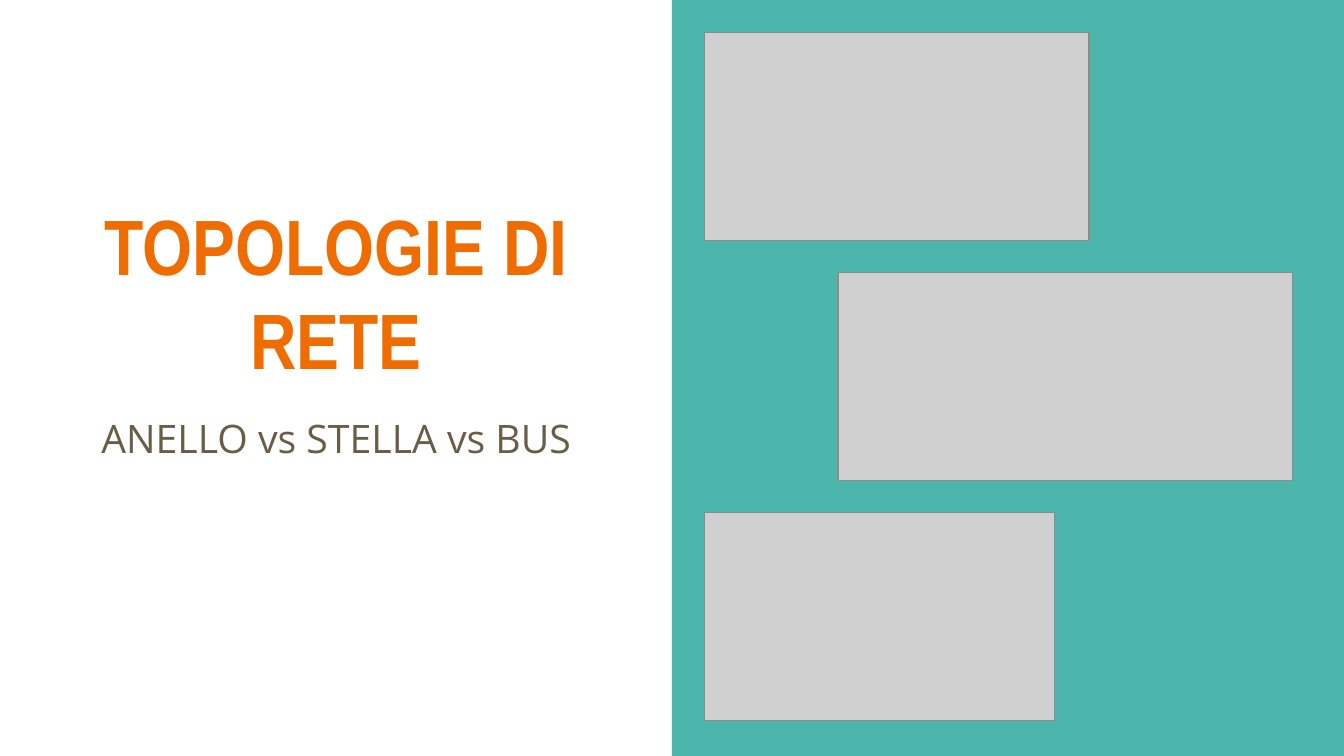
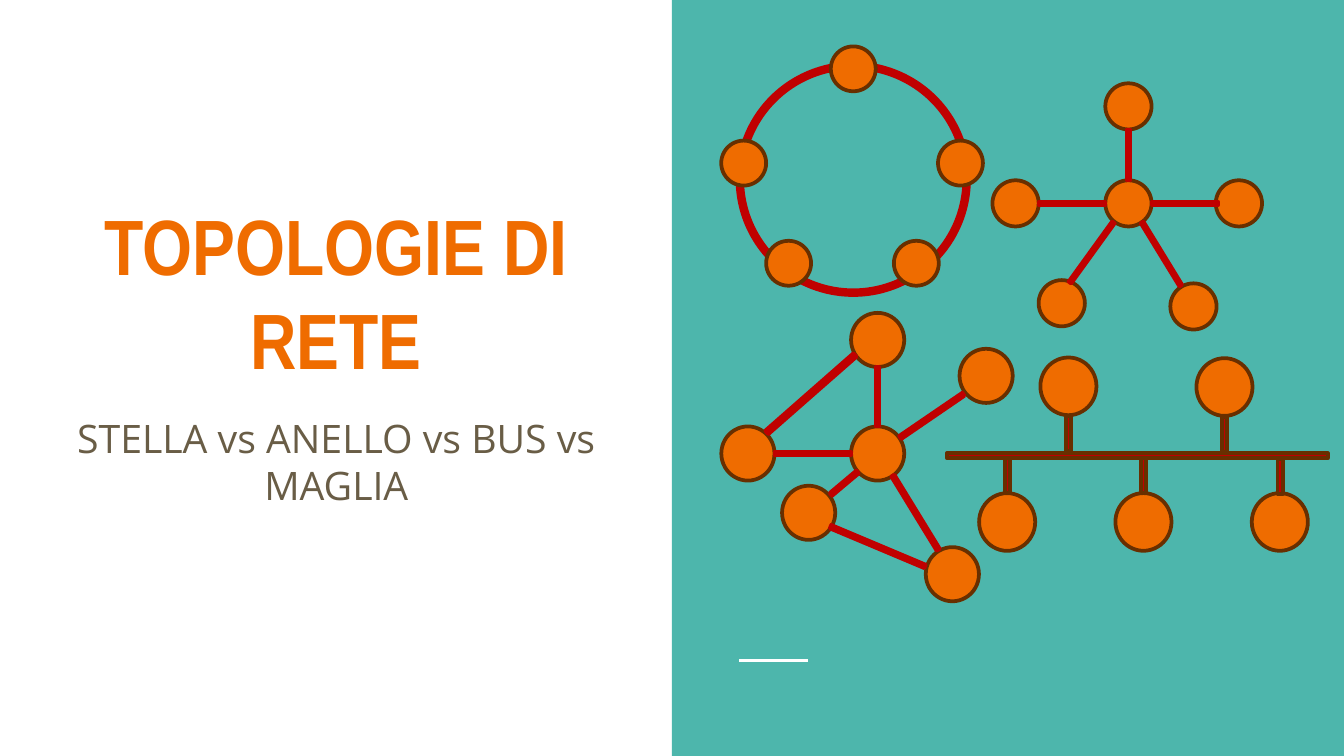
Before and after one commit to LeleCazza/LeleCazza.github.io, a slide deck: slide 32 of reti_informatiche/materiale/lezione_1_reti_introduzione.pptx (slide 25 before the commit). Drawn at 1344x756 pixels with LibreOffice and Linux fonts; fonts in the diff are those of the drawing; grey boxes stand for pictures. Boxes give left, top, right and bottom in pixels: in the first picture for what was removed or moved away, otherwise in the second. Text is boxed around its words. In the diff, an @@ line names an element or a change of style, - is before the commit and + after.

```diff
--- a/reti_informatiche/materiale/lezione_1_reti_introduzione.pptx
+++ b/reti_informatiche/materiale/lezione_1_reti_introduzione.pptx
@@ picture removed at (704, 32, 1089, 241) @@
@@ group added at (992, 83, 1262, 329): 6 ellipses, 5 rectangles @@
@@ group added at (722, 47, 982, 293): 6 ellipses @@
@@ picture removed at (839, 273, 1293, 481) @@
@@ subtitle at (77, 424, 595, 501): text changed @@
-ANELLO vs STELLA vs BUS
+STELLA vs ANELLO vs BUS vs MAGLIA
@@ group added at (948, 358, 1328, 551): 6 rectangles, 5 ellipses @@
@@ picture removed at (704, 512, 1054, 720) @@
@@ group added at (722, 313, 1013, 601): 7 rectangles, 6 ellipses @@
@@ line added from (739, 661) to (808, 661), #FFFFFF 1.5 pt @@
```
Also in this commit, not shown: 1 other slide changed, 15 slides added, 3 slides removed, 1 other file.
